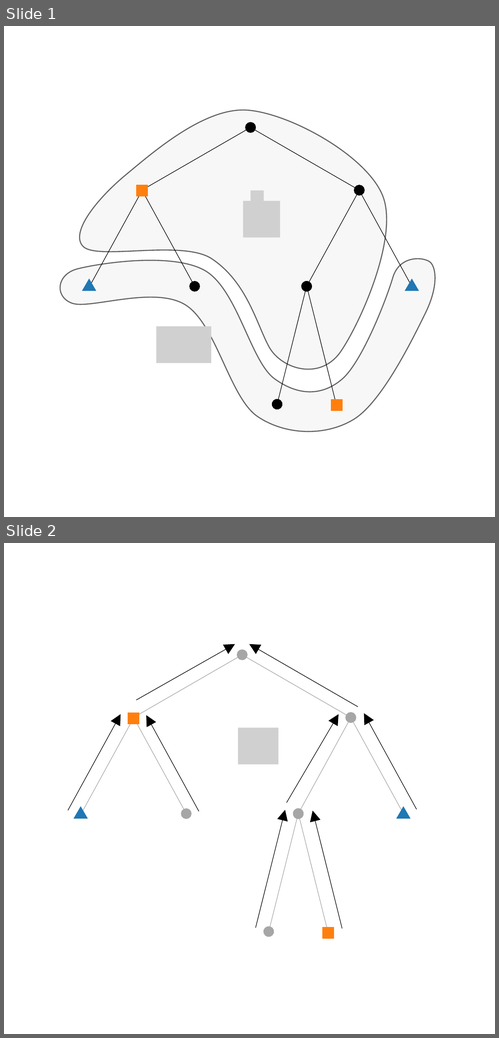
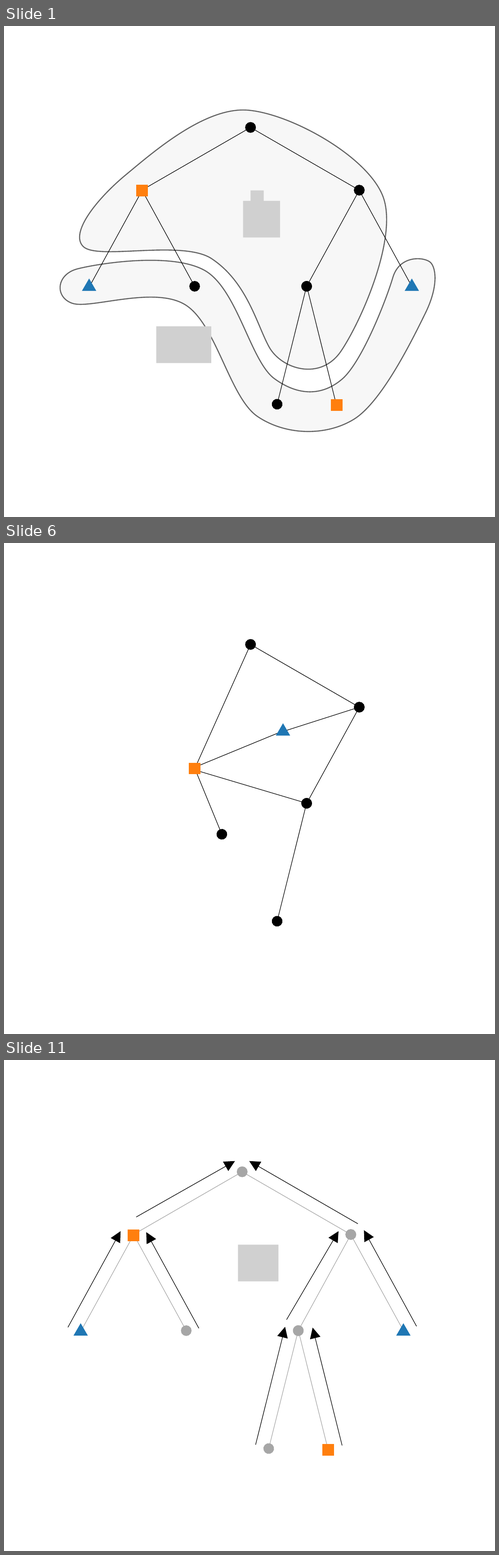
Before and after one commit to eleurent/monte-carlo-graph-search, a slide deck: img/trees.pptx. Shown one above the other, each under a label of ours: slides 1 and 2 before the commit, slides 1, 6 and 11 after it; the slides between them are not shown. The pictures are 499x1038 and 499x1555 pixels, drawn with LibreOffice and Linux fonts; fonts in the diff are those of the drawing; grey boxes stand for pictures. Boxes give left, top, right and bottom in pixels: in the first picture for what was removed or moved away, otherwise in the second. Text is boxed around its words. In the diff, an @@ line names an element or a change of style, - is before the commit and + after.

```diff
--- a/img/trees.pptx
+++ b/img/trees.pptx
@@ slide 6 added at box(4, 543, 495, 1034), background #FFFFFF @@
@@ double arrow added from (195, 768) to (251, 644), #000000 0.5 pt @@
@@ double arrow added from (360, 708) to (251, 644), #000000 0.5 pt @@
@@ double arrow added from (283, 732) to (360, 708), #000000 0.5 pt @@
@@ double arrow added from (307, 804) to (360, 708), #000000 0.5 pt @@
@@ double arrow added from (283, 731) to (194, 768), #000000 0.5 pt @@
@@ triangle added at box(277, 725, 289, 736), fill #1F77B4, outline #1F77B4 1 pt @@
@@ rectangle added at box(190, 764, 201, 775), fill #FF7F0E, outline #FF7F0E 1 pt @@
@@ double arrow added from (195, 770) to (307, 804), #000000 0.5 pt @@
@@ double arrow added from (222, 835) to (195, 768), #000000 0.5 pt @@
@@ double arrow added from (277, 921) to (307, 804), #000000 0.5 pt @@
@@ what was slide 2 is now slide 11 @@
```
Also in this commit, not shown: 8 other slides added, 30 other files.
